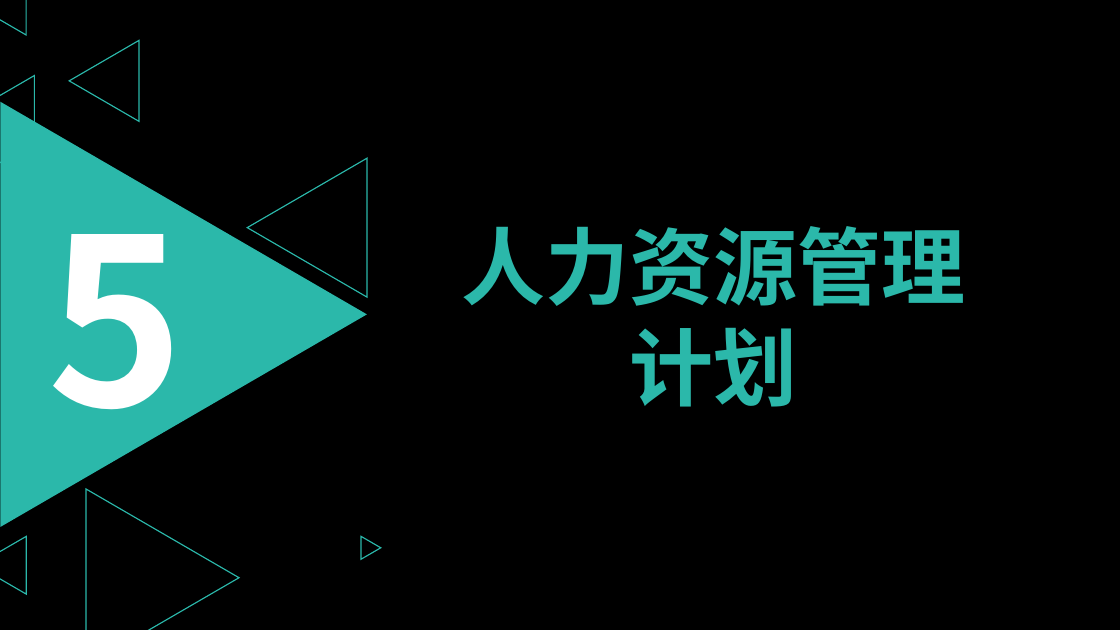
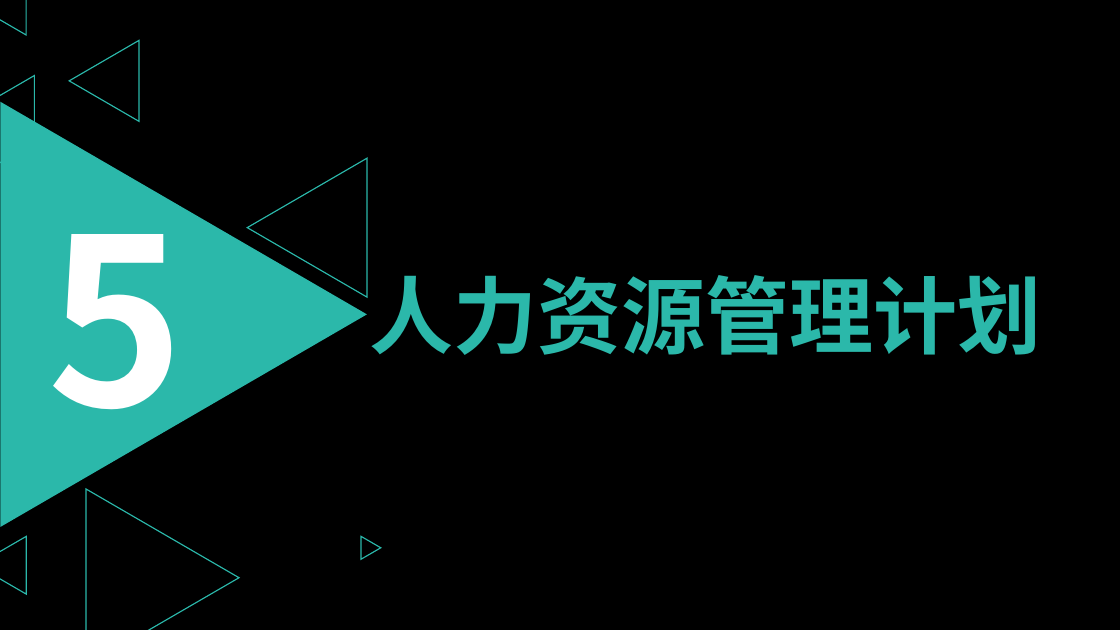
Before and after one commit to PRD2018-G03/PRD2018-G03-SoftwareEngineeringProject, a slide deck: slide 53 of 受控文档/08_其他任务/需求项目工程计划评审PPT/需求项目工程计划评审PPT.pptx (slide 36 before the commit). Drawn at 1120x630 pixels with LibreOffice and Linux fonts; fonts in the diff are those of the drawing. Boxes give left, top, right and bottom in pixels: in the first picture for what was removed or moved away, otherwise in the second. Text is boxed around its words. In the diff, an @@ line names an element or a change of style, - is before the commit and + after.

```diff
--- a/受控文档/08_其他任务/需求项目工程计划评审PPT/需求项目工程计划评审PPT.pptx
+++ b/受控文档/08_其他任务/需求项目工程计划评审PPT/需求项目工程计划评审PPT.pptx
@@ text at (x1=369, y1=275, x2=1041, y2=355): text changed @@
-人力资源管理
-计划
+人力资源管理计划
```
Also in this commit, not shown: 21 other slides changed, 32 slides added, 11 slides removed.
